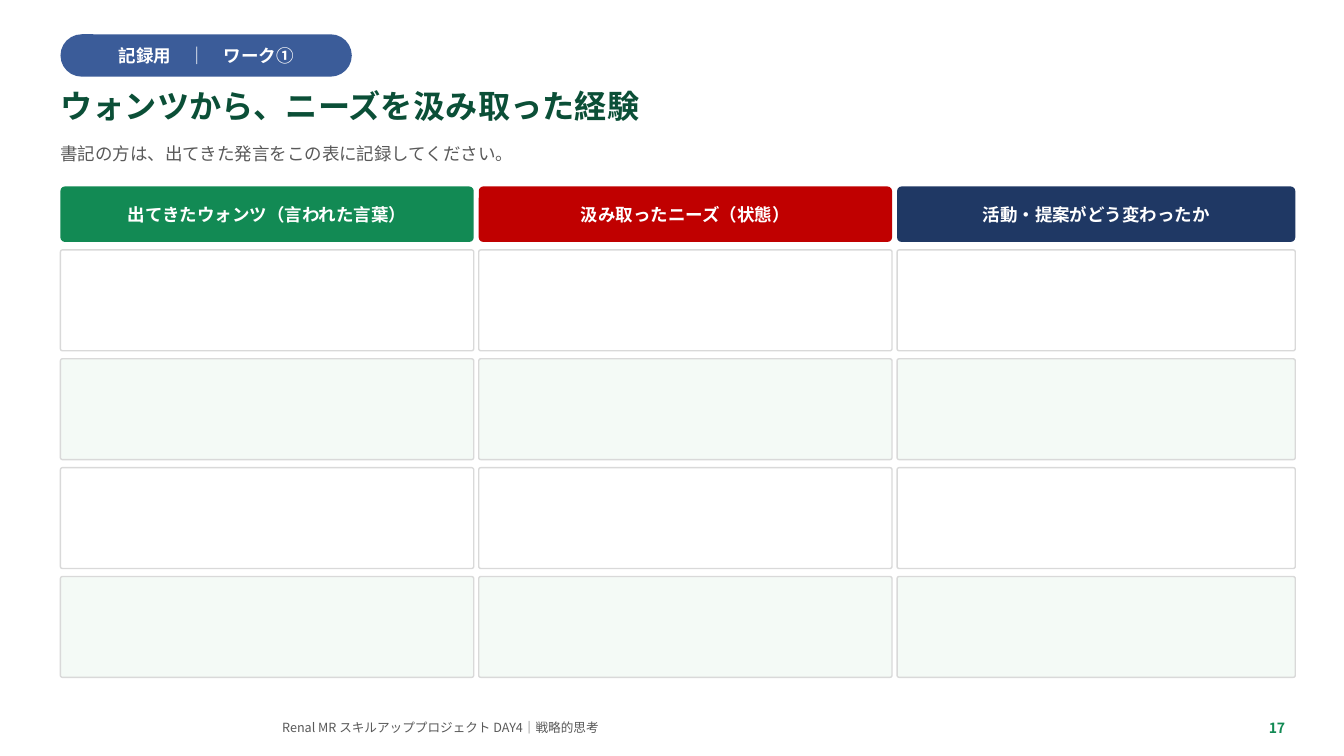
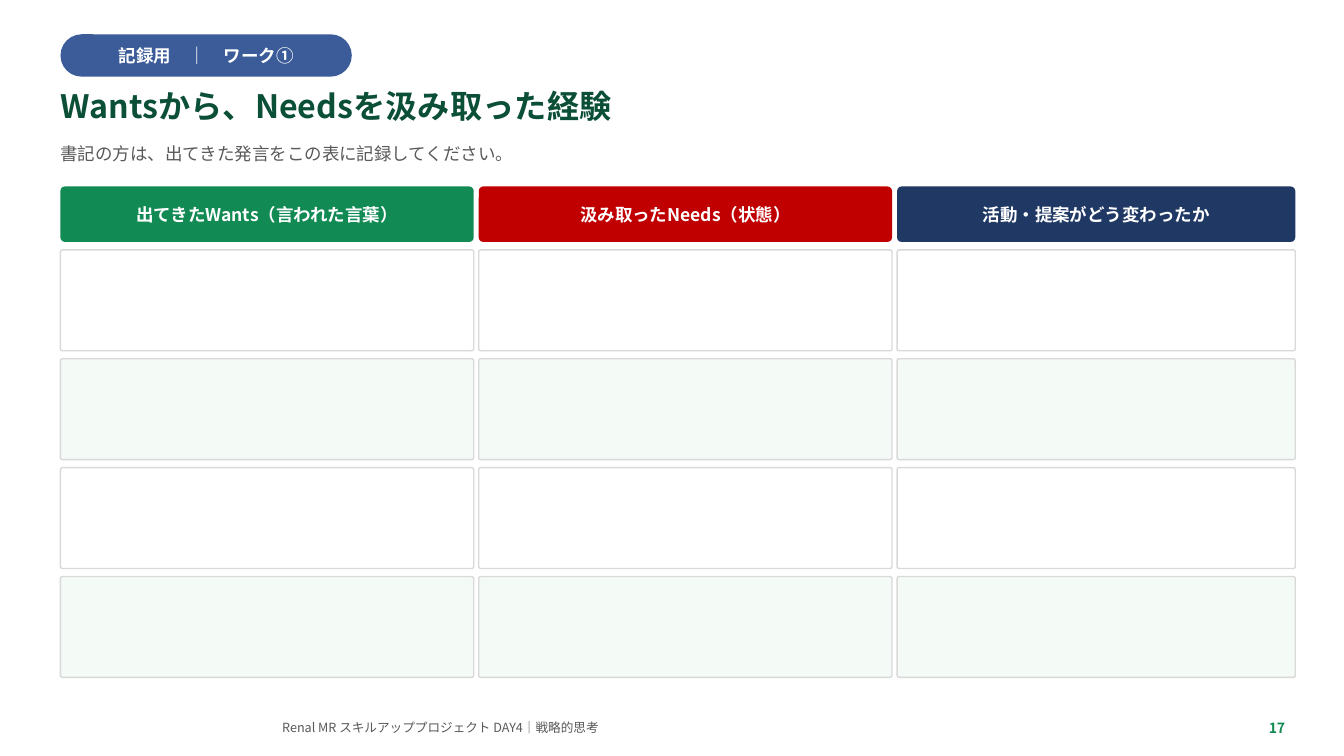
Before and after one commit to TAKUYA-1187/Claude, a slide deck: slide 17 of novartis_training/DAY4_ちょっと分かるだけで世界が変わる.pptx. Drawn at 1344x756 pixels with LibreOffice and Linux fonts; fonts in the diff are those of the drawing; background and template pictures are left out. Boxes give left, top, right and bottom in pixels: in the first picture for what was removed or moved away, otherwise in the second. Text is boxed around its words. In the diff, an @@ line names an element or a change of style, - is before the commit and + after.

```diff
--- a/novartis_training/DAY4_ちょっと分かるだけで世界が変わる.pptx
+++ b/novartis_training/DAY4_ちょっと分かるだけで世界が変わる.pptx
@@ text at (x1=60, y1=90, x2=611, y2=121): text changed @@
-ウォンツから、ニーズを汲み取った経験
+Wantsから、Needsを汲み取った経験
@@ text in rounded rectangle at (x1=136, y1=206, x2=397, y2=223): text changed @@
-出てきたウォンツ（言われた言葉）
+出てきたWants（言われた言葉）
@@ text in rounded rectangle at (x1=580, y1=206, x2=791, y2=223): text changed @@
-汲み取ったニーズ（状態）
+汲み取ったNeeds（状態）
```
Also in this commit, not shown: 21 other slides changed, 2 other files.
